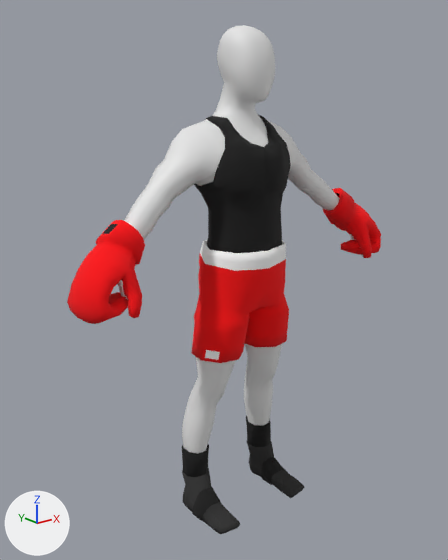
The FBX model Assets/Models/Outfits/Boxing/Boxing_1.fbx: old version first, new version second.
Camera for both pictures: a camera (50 mm lens) standing at (-2.16, -2.55, 2.44) and looking at (-0.07, 0.06, 1.39). Every picture has the same lights, and +X, +Y and +Z are marked at lower left.

In view in the first picture: 'Left Boxing Glove', 'Right Boxing Glove', 'Shoes', 'Shorts', 'Skin', 'Socks', 'Tank Top'.
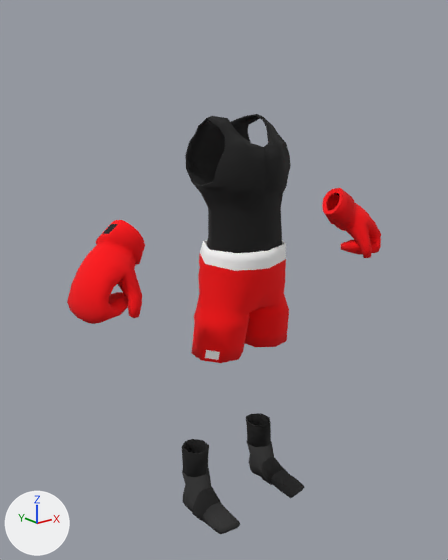
The change, as JSON lines over the scene's bpy script:
```json
{"op": "remove", "block": "ob_skin", "code": ["ob_skin = bpy.data.objects.new('Skin', me_cylinder_002)", "ob_skin.location = (0.0, 0.0, 1.337)"]}
```

Changed parts and their boxes [x1, y1, x2, y2] in the pictures (448 x 560 px):
```json
{"object": "Skin", "change": "deleted", "before": [96, 25, 363, 453]}
```
